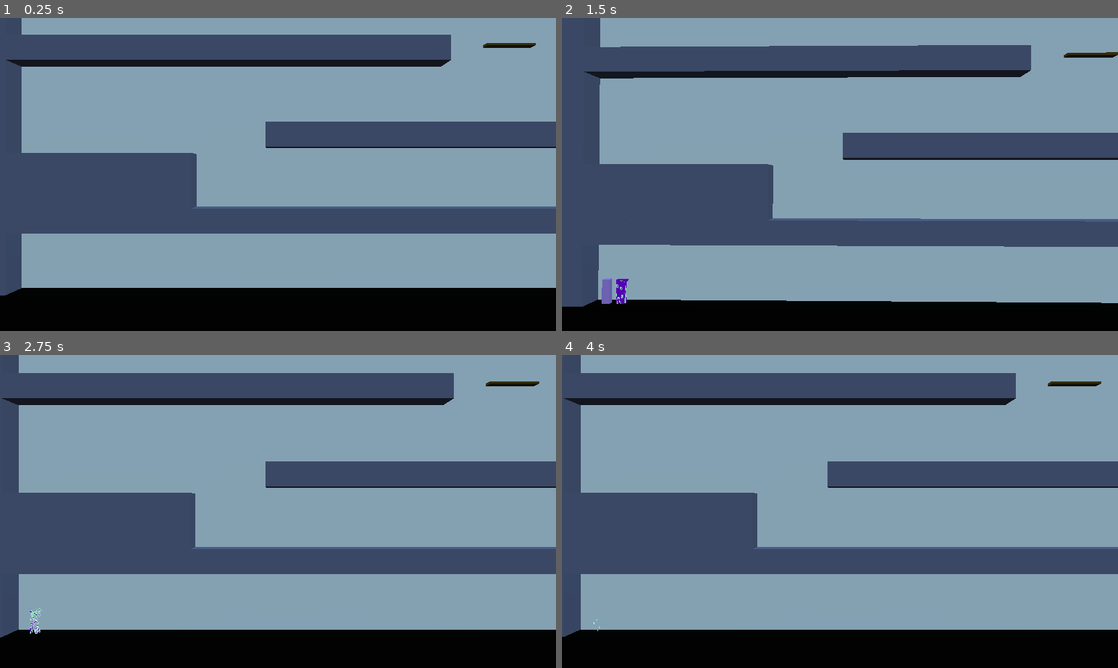
Above: before the commit, frames 1-4 (two rows, left to right).
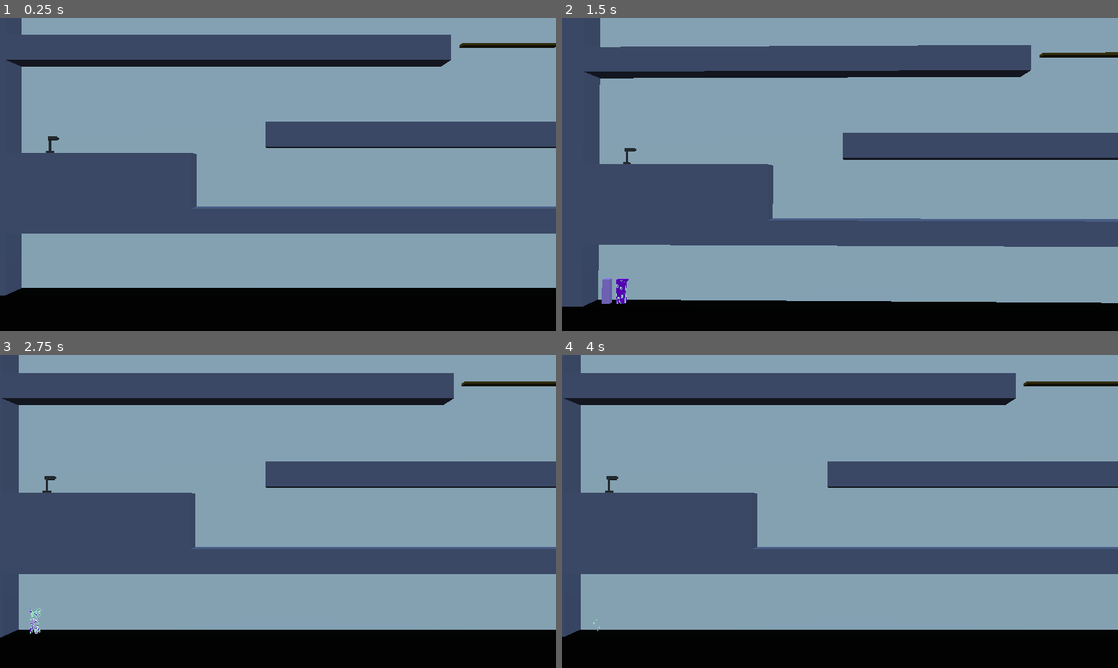
Above: after the commit, the same moments.

Repository: dsaltares/ludumdare-47
Game: Godot game, scene res://David/DavidPlayground.tscn
Same seed, same stepped clock (60 frames per second), same inputs: the game is played once before the commit and once after it. Sound files missing from this copy of the repository are replaced by a short silence.
Inputs:
- Up to frame 1 (0.25 s): no input
- Up to frame 2 (1.5 s): hold D (move_right) 0.53-1.28 s; tap N (new_run) at 0.6 s; tap Space (jump) at 0.77 s; tap Enter at 1.25 s; hold A (move_left) from 1.28 s (still down); tap C (shake) at 1.35 s
- Up to frame 3 (2.75 s): tap Space (jump) at 1.52 s; release A (move_left) at 2.03 s; hold D (move_right) from 2.03 s (still down); tap N (new_run) at 2.1 s
- Up to frame 4 (4 s): tap R (restart) at 2.75 s; tap C (shake) at 2.85 s; tap Space (jump) at 3.02, 3.77 s; release D (move_right) at 3.53 s; hold A (move_left) from 3.53 s (still down); tap N (new_run) at 3.6 s

The runs differ from the first frame. In frame 1, 0.2% of the frame differs, in the area x 8-100%, y 8-44%; in frame 2, 0.1%; in frame 3, 0.2%; in frame 4, 0.2%.

Commit message:
add some more puzzles

Diff:
--- a/game/Environment/Key.tscn
+++ b/game/Environment/Key.tscn
@@ -28,7 +28,7 @@
 script = ExtResource( 1 )
 
 [node name="Area" type="Area" parent="."]
-transform = Transform( 0.25, 0, 0, 0, 0.25, 0, 0, 0, 0.25, 0, -0.0617758, 0 )
+transform = Transform( 0.25, 0, 0, 0, 0.25, 0, 0, 0, 0.25, 0, 0.0812304, 0 )
 collision_layer = 6
 collision_mask = 6
 
--- a/game/LaserTurret/LaserTurret.tscn
+++ b/game/LaserTurret/LaserTurret.tscn
@@ -54,6 +54,7 @@
 transform = Transform( 1, 0, 0, 0, 1, 0, 0, 0, 1, 0.757641, 1.27019, 0 )
 
 [node name="ShootTimer" type="Timer" parent="."]
+wait_time = 2.0
 autostart = true
 
 [node name="StaticBody" type="StaticBody" parent="."]
--- a/game/Level/Level.gd
+++ b/game/Level/Level.gd
@@ -17,9 +17,9 @@
 		ghost_container.add_child(ghost)
 
 	player.connect("killed", self, "on_player_killed")
-	loop_trigger.connect("player_entered", self, "on_player_entered")
-	loop_trigger.connect("ghost_entered", self, "on_ghost_entered")
-	loop_timer.connect("timeout", self, "on_loop_timer_timeout")
+#	loop_trigger.connect("player_entered", self, "on_player_entered")
+#	loop_trigger.connect("ghost_entered", self, "on_ghost_entered")
+#	loop_timer.connect("timeout", self, "on_loop_timer_timeout")
 
 
 func _process(delta: float) -> void:
--- a/game/Level/Level.tscn
+++ b/game/Level/Level.tscn
@@ -1,13 +1,14 @@
-[gd_scene load_steps=13 format=2]
+[gd_scene load_steps=14 format=2]
 
 [ext_resource path="res://Environment/Greybox.tscn" type="PackedScene" id=1]
 [ext_resource path="res://Environment/Button.tscn" type="PackedScene" id=2]
-[ext_resource path="res://Level/LoopTrigger.tscn" type="PackedScene" id=3]
+[ext_resource path="res://Spikes/Spikes.tscn" type="PackedScene" id=3]
 [ext_resource path="res://Environment/MovingPlatform.tscn" type="PackedScene" id=4]
 [ext_resource path="res://Level/Level.gd" type="Script" id=5]
 [ext_resource path="res://Player/Player.tscn" type="PackedScene" id=6]
 [ext_resource path="res://Environment/Door.tscn" type="PackedScene" id=7]
 [ext_resource path="res://Environment/Key.tscn" type="PackedScene" id=8]
+[ext_resource path="res://LaserTurret/LaserTurret.tscn" type="PackedScene" id=9]
 
 [sub_resource type="SpatialMaterial" id=1]
 albedo_color = Color( 0, 0, 0, 1 )
@@ -59,7 +60,7 @@
 material/0 = SubResource( 4 )
 
 [node name="Floor2" parent="Environment/Floors" instance=ExtResource( 1 )]
-transform = Transform( 37, 0, 0, 0, 2, 0, 0, 0, 1, 29.5, 6, 0 )
+transform = Transform( 37, 0, 0, 0, 7, 0, 0, 0, 1, 29.5, 3.5, 0 )
 
 [node name="Floor3" parent="Environment/Floors" instance=ExtResource( 1 )]
 transform = Transform( 15, 0, 0, 0, 4.5, 0, 0, 0, 1, -40.5, 9.25, 0 )
@@ -71,13 +72,16 @@
 transform = Transform( 36, 0, 0, 0, 2, 0, 0, 0, 1, -30, 20, 0 )
 
 [node name="Floor6" parent="Environment/Floors" instance=ExtResource( 1 )]
-transform = Transform( 49.5, 0, 0, 0, 2, 0, 0, 0, 1, 23.25, 20, 0 )
+transform = Transform( 10, 0, 0, 0, 7, 0, 0, 0, 1, 3.5, 17.5, 0 )
+
+[node name="Floor7" parent="Environment/Floors" instance=ExtResource( 1 )]
+transform = Transform( 30, 0, 0, 0, 2, 0, 0, 0, 1, 23.5, 20, 0 )
 
 [node name="ButtonPlatform1" parent="Environment" instance=ExtResource( 2 )]
-transform = Transform( 1, 0, 0, 0, 1, 0, 0, 0, 1, 0, 0.1, 0 )
+transform = Transform( 1, 0, 0, 0, 1, 0, 0, 0, 1, 0, 0.0569035, 0 )
 
 [node name="Platform1" parent="Environment" instance=ExtResource( 4 )]
-transform = Transform( 2, 0, 0, 0, 1, 0, 0, 0, 1, 6.5, 6.5, 0 )
+transform = Transform( 4, 0, 0, 0, 1, 0, 0, 0, 1, 6.5, 6.5, 0 )
 idle_duration = 0.0
 move_to = Vector3( 0, -5, 0 )
 time = 3.0
@@ -90,21 +94,43 @@
 transform = Transform( 1, 0, 0, 0, 1, 0, 0, 0, 1, 40, 7, 0 )
 
 [node name="Platform2" parent="Environment" instance=ExtResource( 4 )]
-transform = Transform( 2, 0, 0, 0, 1, 0, 0, 0, 1, -6.75, 20.5, 0 )
+transform = Transform( 4, 0, 0, 0, 1, 0, 0, 0, 1, -6.75, 20.5, 0 )
 move_to = Vector3( 0, -6, 0 )
+
+[node name="Platform3" parent="Environment" instance=ExtResource( 4 )]
+transform = Transform( 4, 0, 0, 0, 1, 0, 0, 0, 1, 43, 20.5, 0 )
+move_to = Vector3( 0, -6, 0 )
+
+[node name="LaserTurret" parent="Environment" instance=ExtResource( 9 )]
+transform = Transform( 1, 0, 0, 0, 1, 0, 0, 0, 1, -45, 11.5, 0 )
+
+[node name="LaserTurret2" parent="Environment" instance=ExtResource( 9 )]
+transform = Transform( -1, 0, -3.25841e-07, 0, 1, 0, 3.25841e-07, 0, -1, -1.5, 14, 0 )
+
+[node name="Spikes" parent="Environment" instance=ExtResource( 3 )]
+transform = Transform( 1, 0, 0, 0, 1, 0, 0, 0, 1, 16, 14, 0 )
+
+[node name="Spikes2" parent="Environment" instance=ExtResource( 3 )]
+transform = Transform( 1, 0, 0, 0, 1, 0, 0, 0, 1, 23, 14, 0 )
+
+[node name="Spikes3" parent="Environment" instance=ExtResource( 3 )]
+transform = Transform( 1, 0, 0, 0, 1, 0, 0, 0, 1, 30, 14, 0 )
+
+[node name="Spikes4" parent="Environment" instance=ExtResource( 3 )]
+transform = Transform( 1, 0, 0, 0, 1, 0, 0, 0, 1, 37, 14, 0 )
 
 [node name="Keys" type="Spatial" parent="Environment"]
 
 [node name="Key1" parent="Environment/Keys" instance=ExtResource( 8 )]
-transform = Transform( 1, 0, 0, 0, 1, 0, 0, 0, 1, 44, 9.5, 0 )
+transform = Transform( 1, 0, 0, 0, 1, 0, 0, 0, 1, 44, 8.5, 0 )
+
+[node name="Key2" parent="Environment/Keys" instance=ExtResource( 8 )]
+transform = Transform( 1, 0, 0, 0, 1, 0, 0, 0, 1, 11, 15.5, 0 )
 
 [node name="LoopTimer" type="Timer" parent="."]
 wait_time = 60.0
 one_shot = true
 autostart = true
-
-[node name="LoopTrigger" parent="." instance=ExtResource( 3 )]
-transform = Transform( 1, 0, 0, 0, 1, 0, 0, 0, 1, 45, 0, 0 )
 [connection signal="pressure_plate_activated" from="Environment/ButtonPlatform1" to="Environment/Platform1" method="_on_pressure_plate_activated"]
 [connection signal="pressure_plate_deactivated" from="Environment/ButtonPlatform1" to="Environment/Platform1" method="_on_pressure_plate_deactivated"]
 [connection signal="pressure_plate_activated" from="Environment/ButtonDoor1" to="Environment/Door1" method="_on_pressure_plate_activated"]
